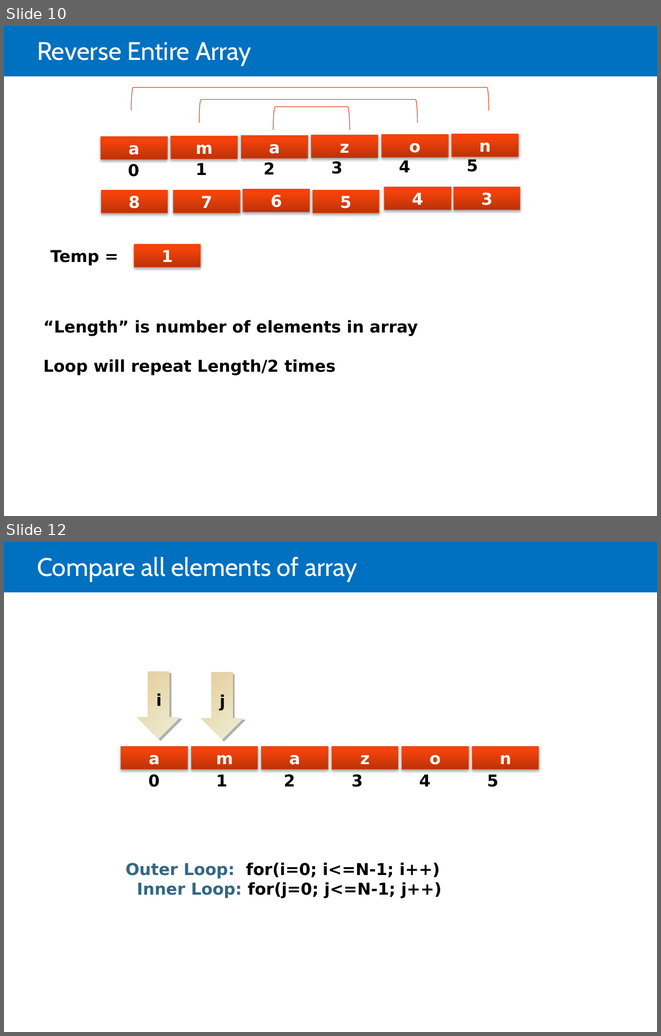
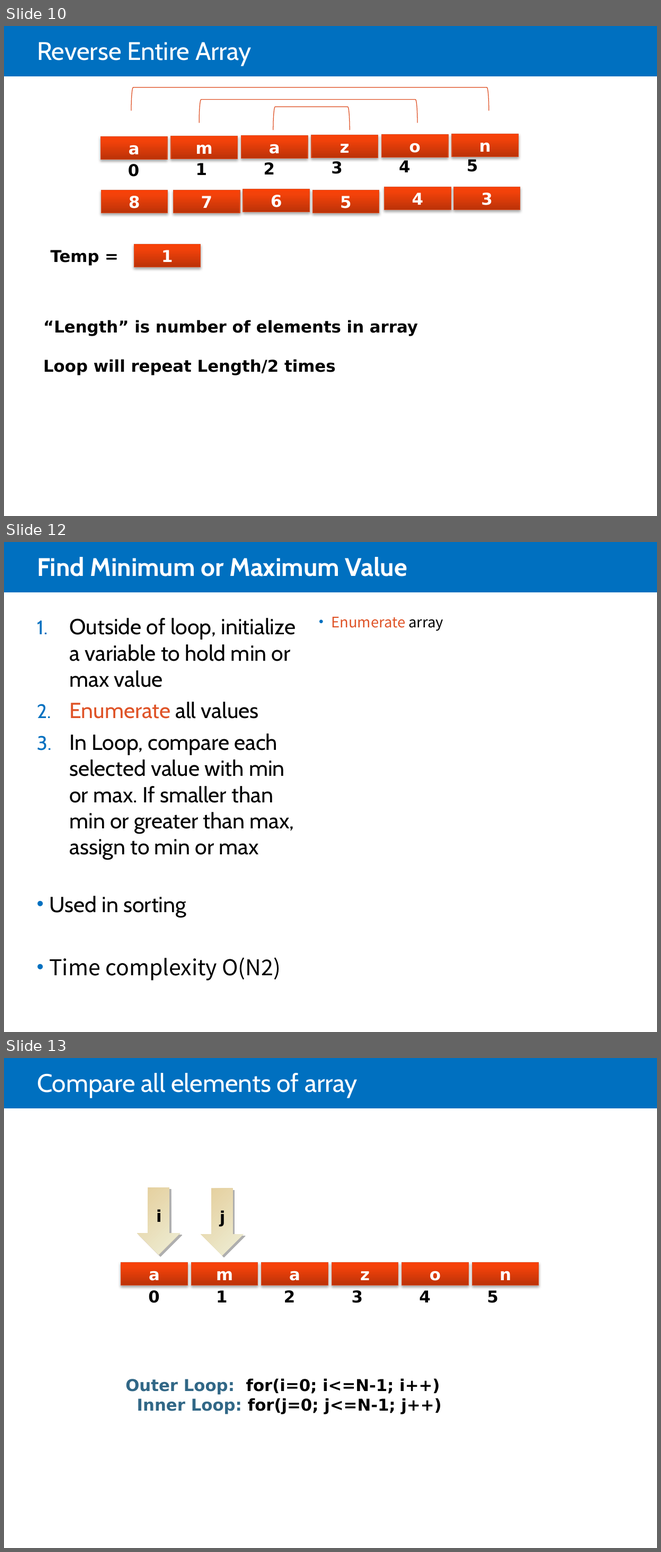
Before and after one commit to jdevr1es/DotnetSlides, a slide deck: DSA Study Guide.pptx. Shown one above the other, each under a label of ours: slides 10 and 12 before the commit, slides 10, 12 and 13 after it; the slides between them are not shown. The pictures are 661x1036 and 661x1552 pixels, drawn with LibreOffice and Linux fonts; fonts in the diff are those of the drawing. Boxes give left, top, right and bottom in pixels: in the first picture for what was removed or moved away, otherwise in the second. Text is boxed around its words. In the diff, an @@ line names an element or a change of style, - is before the commit and + after.

```diff
--- a/DSA Study Guide.pptx
+++ b/DSA Study Guide.pptx
@@ slide 12 added at box(4, 542, 657, 1032), background #FFFFFF; not listed: 1 template element that a slide beside it also shows @@
@@ title added at box(37, 557, 407, 576), 28 pt, text #FFFFFF, bold @@
+Find Minimum or Maximum Value
@@ text added at box(49, 618, 296, 917), 24 pt, text #000000 @@
+1. Outside of loop, initialize a variable to hold min or max value
+2. Enumerate all values
+3. In Loop, compare each selected value with min or max. If smaller than min or greater than max, assign to min or max
+• Used in sorting
+• Time complexity O(N2)
@@ text added at box(332, 617, 443, 631), 16 pt, text #DF5327 @@
+• Enumerate array
@@ what was slide 12 is now slide 13 @@
```
Also in this commit, not shown: 6 slides changed, 7 other slides added, 1 slide removed.
